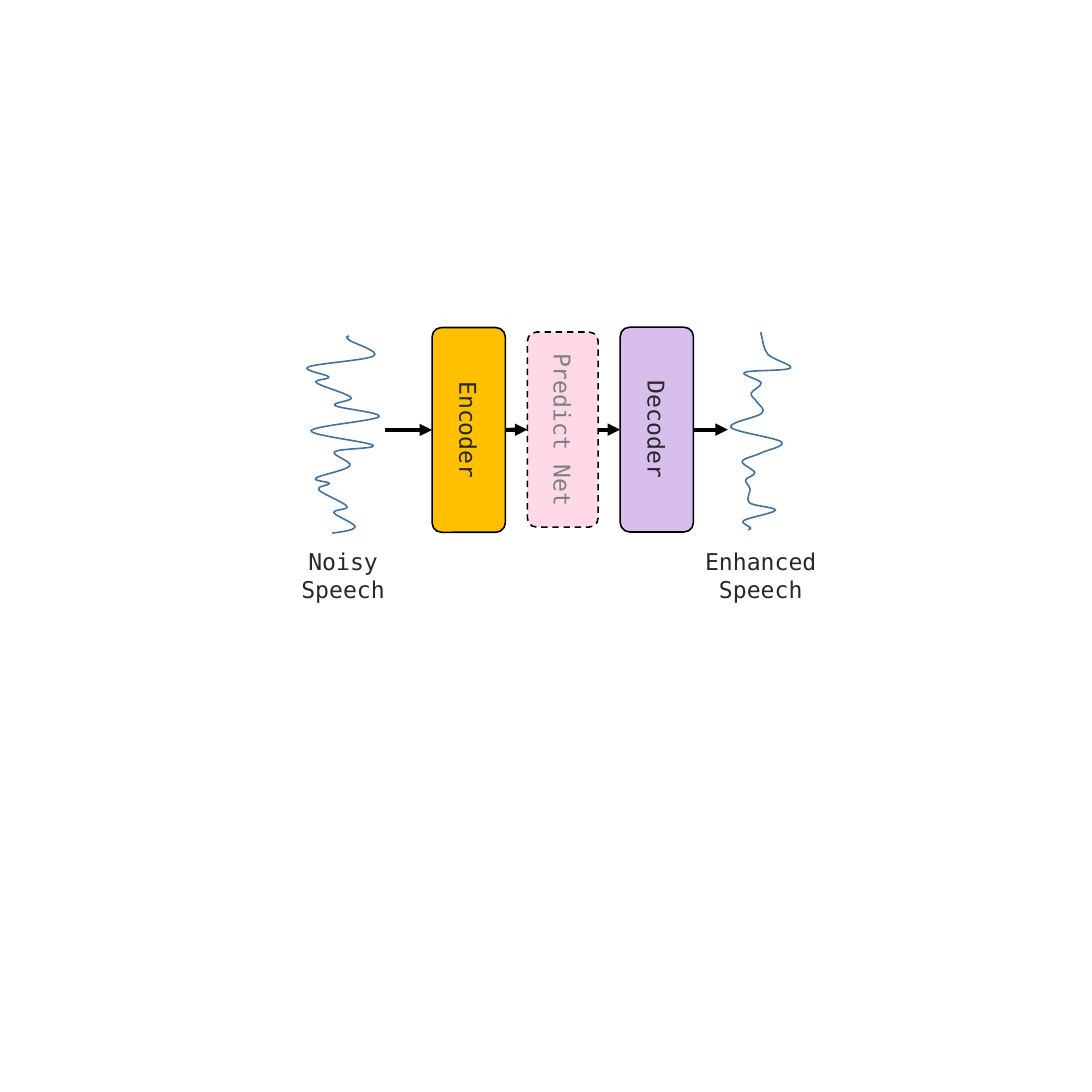
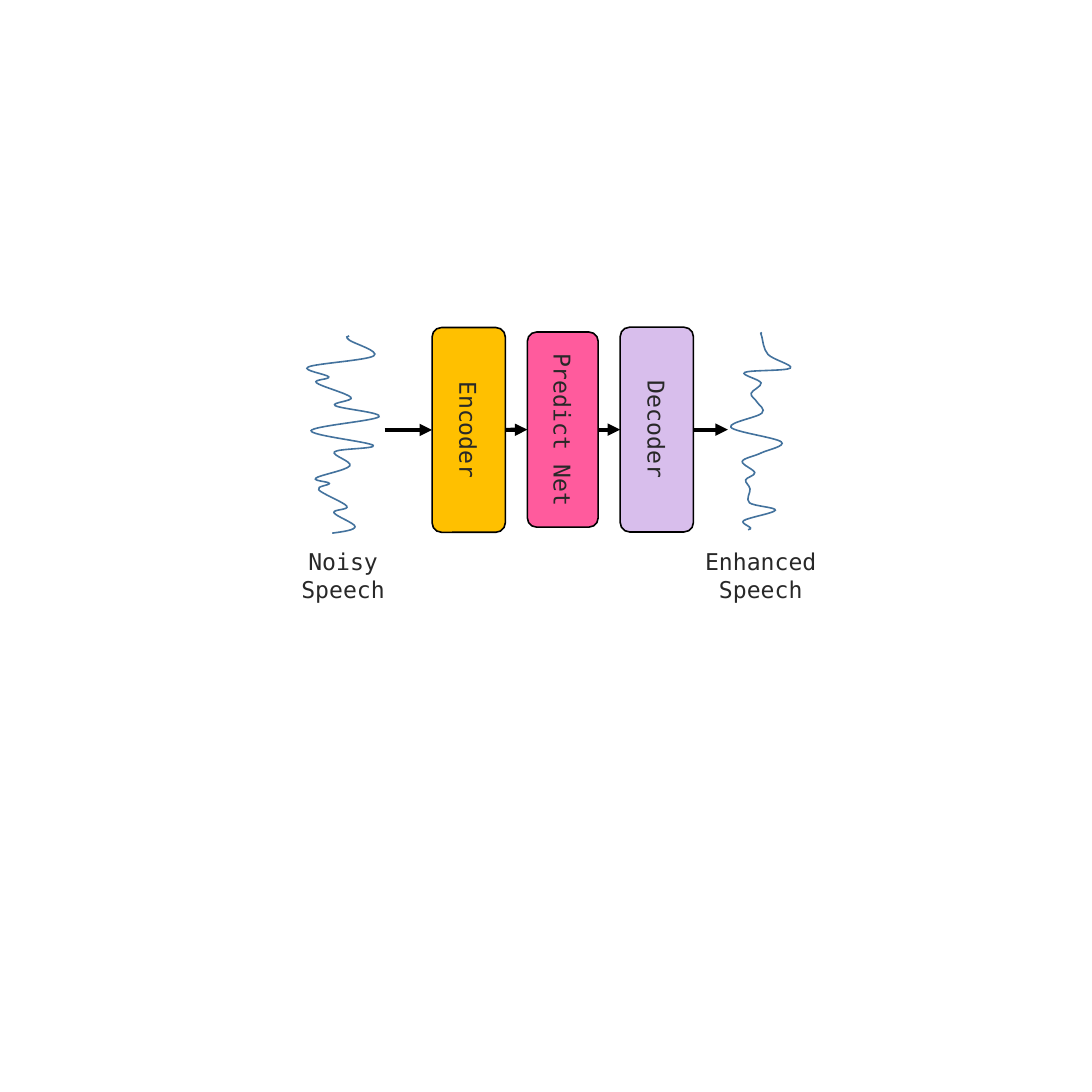
Before and after one commit to toonnyy8/ncku, a slide deck: slide 4 of final-project/report/img/img.pptx. Drawn at 1092x1092 pixels with LibreOffice and Linux fonts; fonts in the diff are those of the drawing. Boxes give left, top, right and bottom in pixels: in the first picture for what was removed or moved away, otherwise in the second. Text is boxed around its words. In the diff, an @@ line names an element or a change of style, - is before the commit and + after.

```diff
--- a/final-project/report/img/img.pptx
+++ b/final-project/report/img/img.pptx
@@ rounded rectangle "Predict Net" at box(527, 332, 598, 527): text colour #808080 to #282828; fill #FF5B9D at 23% opacity to #FF5B9D; outline #000000 2.5 pt dashed to #000000 2.5 pt @@
```
Also in this commit, not shown: 16 other files.
